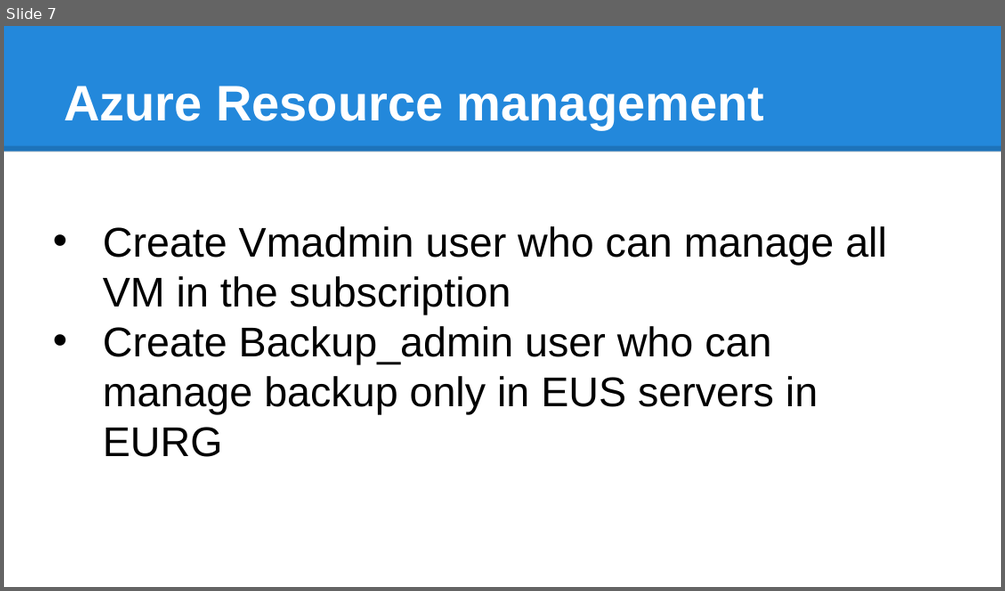
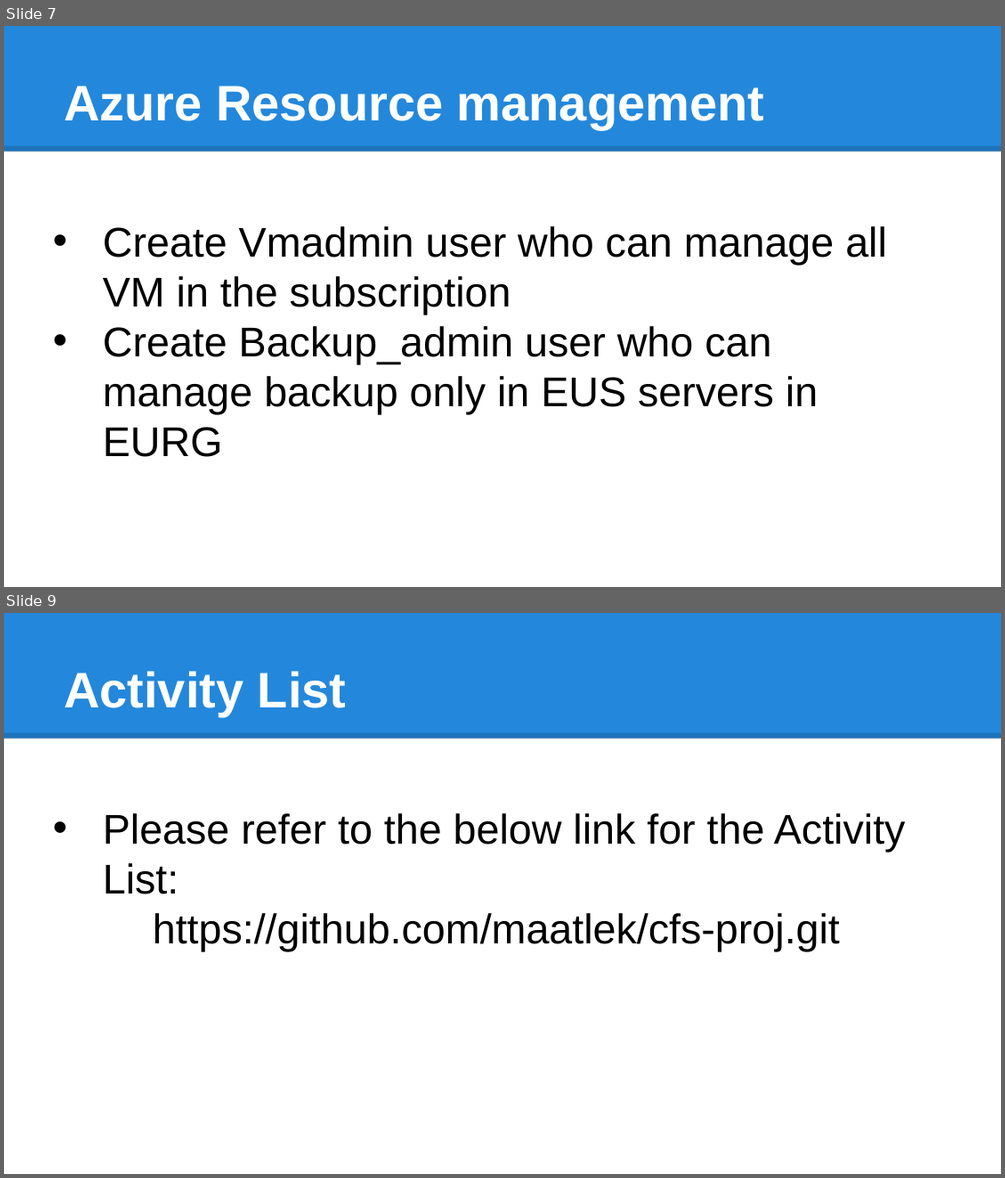
Before and after one commit to maatlek/cfs-proj, a slide deck: AzureCase_TM_coe_v2.pptx. Shown one above the other, each under a label of ours: slide 7 before the commit, slides 7 and 9 after it; the slides between them are not shown. The pictures are 1005x591 and 1005x1178 pixels, drawn with LibreOffice and Linux fonts; fonts in the diff are those of the drawing. Boxes give left, top, right and bottom in pixels: in the first picture for what was removed or moved away, otherwise in the second. Text is boxed around its words. In the diff, an @@ line names an element or a change of style, - is before the commit and + after.

```diff
--- a/AzureCase_TM_coe_v2.pptx
+++ b/AzureCase_TM_coe_v2.pptx
@@ slide 9 added at <box>4,613,1001,1174</box>, background #FFFFFF; not listed: 2 template elements that a slide beside it also shows @@
@@ title added at <box>64,671,346,716</box>, 36 pt, text #FFFFFF, bold @@
+Activity List
@@ text added at <box>103,813,906,951</box>, 30 pt, text #000000 @@
+• Please refer to the below link for the Activity List:
+https://github.com/maatlek/cfs-proj.git
```
Also in this commit, not shown: 1 slide changed, 1 slide removed, 1 other file.
